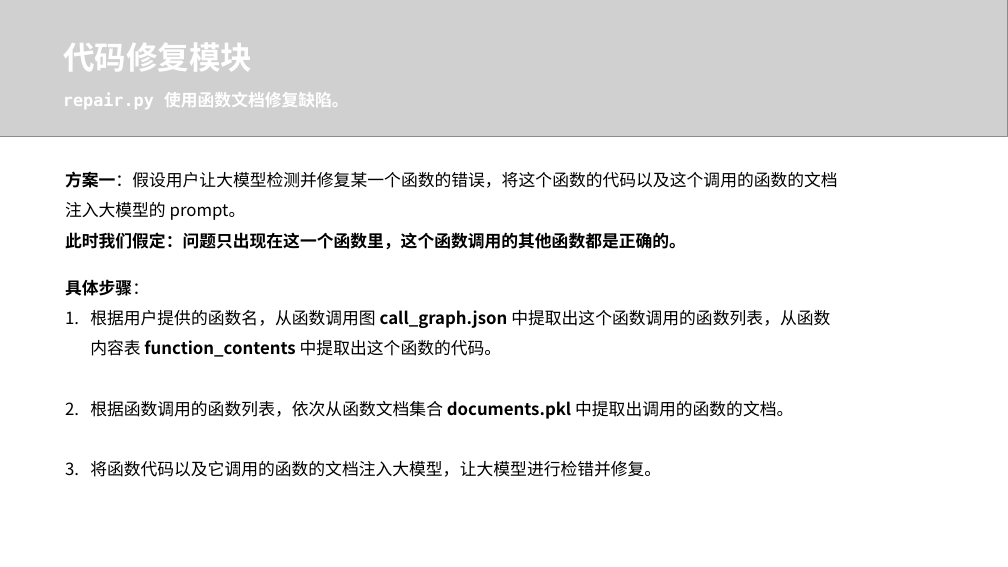
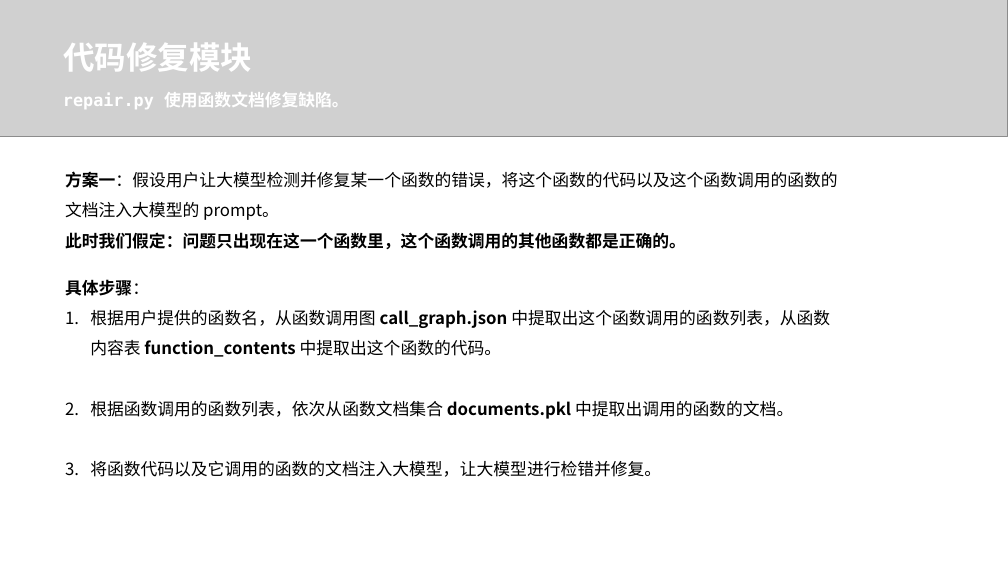
Before and after one commit to Zhenyu-Bo/Code-Assistant, a slide deck: slide 17 of report/LLM辅助的程序缺陷检测与修复.pptx (slide 18 before the commit). Drawn at 1008x567 pixels with LibreOffice and Linux fonts; fonts in the diff are those of the drawing; grey boxes stand for pictures. Boxes give left, top, right and bottom in pixels: in the first picture for what was removed or moved away, otherwise in the second. Text is boxed around its words. In the diff, an @@ line names an element or a change of style, - is before the commit and + after.

```diff
--- a/report/LLM辅助的程序缺陷检测与修复.pptx
+++ b/report/LLM辅助的程序缺陷检测与修复.pptx
@@ text at <box>65,171,838,220</box>: text changed @@
-方案一：假设用户让大模型检测并修复某一个函数的错误，将这个函数的代码以及这个调用的函数的文档注入大模型的 prompt。
+方案一：假设用户让大模型检测并修复某一个函数的错误，将这个函数的代码以及这个函数调用的函数的文档注入大模型的 prompt。
```
Also in this commit, not shown: 9 other slides changed, 3 slides removed.
